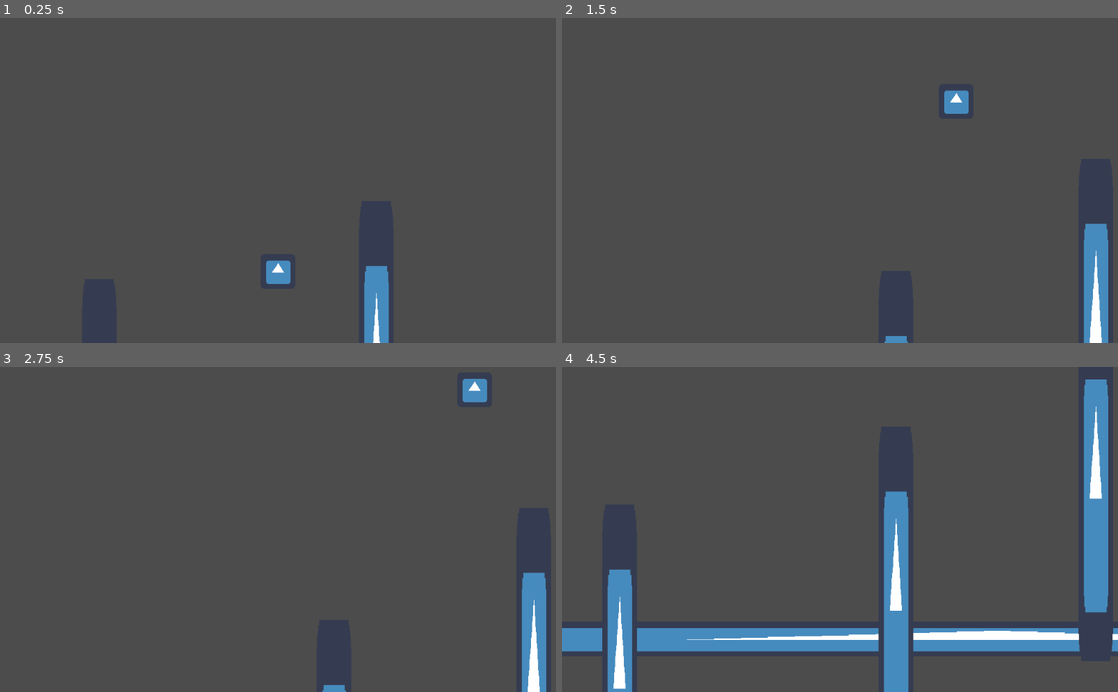
Above: before the commit, frames 1-4 (two rows, left to right).
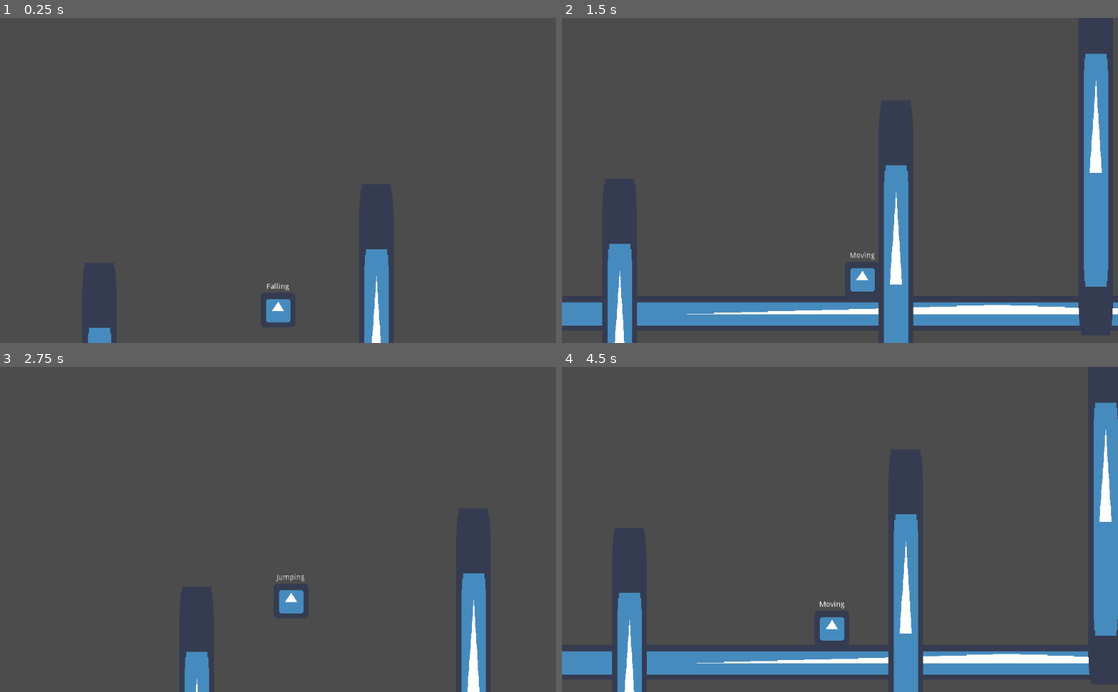
Above: after the commit, the same moments.

Repository: aleee-idk/Project-Metroid
Game: Godot game, scene res://Nodes/Maps/Test.tscn
Same seed, same stepped clock (60 frames per second), same inputs: the game is played once before the commit and once after it. The engine's default icon, where the game draws it, is replaced by a stand-in: a white triangle on a blue panel in a dark square.
Inputs:
- Up to frame 1 (0.25 s): no input
- Up to frame 2 (1.5 s): hold Space (ui_jump) 0.53-1.28 s; hold Right (ui_right) from 0.53 s (still down); tap Space (ui_jump) at 1.35 s
- Up to frame 3 (2.75 s): tap Space (ui_jump) at 1.52, 1.82 s; release Right (ui_right) at 2.03 s; hold Left (ui_left) from 2.03 s (still down); hold Space (ui_jump) from 2.03 s (still down)
- Up to frame 4 (4.5 s): release Left (ui_left) at 2.78 s; release Space (ui_jump) at 2.78 s; hold Right (ui_right) 2.78-4.28 s; tap Space (ui_jump) at 2.85, 3.02, 3.32, 4.35 s; hold Space (ui_jump) 3.53-4.28 s; hold Left (ui_left) from 4.28 s (still down)

The runs differ from the first frame. In frame 1, 1.2% of the frame differs, in the area x 15-70%, y 71-100%; in frame 2, 13%; in frame 3, 4.5%; in frame 4, 19%, in the area x 0-100%, y 3-100%.

Commit message:
"state Machine functional"

Diff:
--- /dev/null
+++ b/Assets/Scripts/Character/Label.gd
@@ -0,0 +1,9 @@
+extends Label
+
+onready var character = $'..'
+
+func _ready():
+	pass
+
+func _physics_process(delta):
+	set_text(character.states.currentState.name)
--- a/Assets/Scripts/Character/Player/PlayerStateMachine.gd
+++ b/Assets/Scripts/Character/Player/PlayerStateMachine.gd
@@ -7,7 +7,8 @@
 		"Idle"		: 	$Idle,
 		"Moving"	:	$Moving,
 		"Jumping"	: 	$Jumping,
-		"WallSlide"	:	$WallSlade
+		"Falling"	: 	$Falling,
+		"WallSlide"	:	$WallSlide
 	}
 
 	.set_active(true)
--- /dev/null
+++ b/Assets/Scripts/Character/Player/States/FallingState.gd
@@ -0,0 +1,18 @@
+extends "res://Assets/Scripts/StateMachine/State.gd"
+
+func enter():
+	# owner.get_node("Anim").play("Idle") descomentar cuando tenga anim
+	pass
+
+func handle_input(event):
+	pass
+
+
+func update(delta):
+
+	owner.velocity.y += (owner.quickFallMultiplier * (owner.gravity/ 10))
+	owner.move()
+
+	if owner.is_on_floor():
+		emit_signal("finished", "Idle")
+		return delta
--- a/Assets/Scripts/Character/Player/States/IdleState.gd
+++ b/Assets/Scripts/Character/Player/States/IdleState.gd
@@ -7,9 +7,14 @@
 
 func handle_input(event):
 	if Input.is_action_just_pressed("ui_jump"):
-		if owner.is_on_floor():
-			print("jumping")
+		emit_signal("finished", "Jumping")
 
 func update(delta):
+
+	owner.move()
+
 	if owner.direction.x != 0:
-		print("moving!")
+		emit_signal("finished", "Moving")
+
+	if !owner.is_on_floor():
+		emit_signal("finished", "Falling")
--- /dev/null
+++ b/Assets/Scripts/Character/Player/States/JumpingState.gd
@@ -0,0 +1,26 @@
+extends "res://Assets/Scripts/StateMachine/State.gd"
+
+func enter():
+	# owner.get_node("Anim").play("Idle") descomentar cuando tenga anim
+	owner.jump()
+	return
+
+func handle_input(event):
+	pass
+
+
+func update(delta):
+	owner.move()
+
+	if !Input.is_action_pressed("ui_jump"):
+		emit_signal("finished", "Falling")
+	else:
+		owner.velocity.y += (owner.fallMultiplier * (owner.gravity / 10))
+	# Falling
+	# if owner.velocity.y > 0:
+	# 	emit_signal("finished", "Falling")
+	# 	return
+
+	if owner.is_on_floor():
+		emit_signal("finished", "Idle")
+		return
--- /dev/null
+++ b/Assets/Scripts/Character/Player/States/MovingState.gd
@@ -0,0 +1,20 @@
+extends "res://Assets/Scripts/StateMachine/State.gd"
+
+
+func enter():
+	# owner.get_node("Anim").play("Idle") descomentar cuando tenga anim
+    pass
+
+func handle_input(event):
+    if Input.is_action_just_pressed("ui_jump"):
+        owner.velocity.y = 0
+        emit_signal("finished", "Jumping")
+
+func update(delta):
+    owner.move()
+
+    if abs(owner.velocity.x) < 1:
+        emit_signal("finished", "Idle")
+
+    if !owner.is_on_floor():
+        emit_signal("finished", "Falling")
--- a/Assets/Scripts/Character/movement.gd
+++ b/Assets/Scripts/Character/movement.gd
@@ -1,4 +1,6 @@
 extends KinematicBody2D
+
+onready var states = $StateMachine
 
 # Horizontal Movement
 export var aceleration = 1
@@ -21,49 +23,18 @@
 
 
 func _physics_process(delta):
-	velocity.y += delta * (gravity if velocity.y < 0 else gravity * 0.1)
-
-	if ! Input.is_action_pressed("ui_jump"):
-		salto = true
+	velocity.y += (delta * gravity)
 
 	direction.x = Input.get_action_strength("ui_right") - Input.get_action_strength("ui_left")
 	direction.y = Input.get_action_strength("ui_down")
 
-	# Falling multiplier
-	# Falling
-	if velocity.y > 0:
-		velocity.y += fallMultiplier * (gravity / 10)
-
-	# Jumping
-	elif velocity.y < 0:
-		if !Input.is_action_pressed("ui_jump"):
-			velocity.y += quickFallMultiplier * (gravity/ 10)
-
-	# Salto del jugador.
-	if is_on_floor():
-		if (salto && Input.is_action_just_pressed("ui_jump")):
-			velocity.y = jumpForce
-			salto = false
-	elif !is_on_floor():
-		velocity.y += bonusGravity * delta
-
-	# Wall Movement FIXME
-	if is_on_wall():
-		salto = true
-		if velocity.y > 0:
-			velocity.y = min(velocity.y + wallFriction, maxWallSpeed)
-		if Input.is_action_pressed("ui_jump") && salto:
-			velocity = Vector2(direction.x * maxSpeed * -5, jumpForce)
-			salto = false
-	else:
-		velocity.x = lerp(velocity.x, direction.x * maxSpeed, aceleration if direction.x != 0 else friction)
-
-	# Y Direction
-	#direction.y = lerp(direction.y, 0, 0.01)
-	direction.y = 1 if Input.is_action_pressed("ui_down") else 0
-
-
 	# velocity.y += gravity
 	velocity = move_and_slide_with_snap(velocity, Vector2.DOWN, Vector2.UP)
+	# print(states.currentState.name)
+	print(velocity)
 
-	print(is_on_wall())
+func move():
+	velocity.x = lerp(velocity.x, direction.x * maxSpeed, aceleration if direction.x != 0 else friction)
+
+func jump():
+	velocity.y = jumpForce
--- a/Assets/Scripts/StateMachine/StateMachine.gd
+++ b/Assets/Scripts/StateMachine/StateMachine.gd
@@ -7,11 +7,11 @@
 
 func _ready():
 	for child in get_children():
-		child.connect("finished", self, "changeState")
+		child.connect("finished", self, "change_state")
 
 	set_active(false)
 
-	return owner.connect("finished", self, "changeState")
+	return owner.connect("finished", self, "change_state")
 
 func _input(event):
 	currentState.handle_input(event);
--- a/Nodes/Character/Camera.tscn
+++ b/Nodes/Character/Camera.tscn
@@ -12,6 +12,3 @@
 current = true
 smoothing_enabled = true
 editor_draw_drag_margin = true
-__meta__ = {
-"_edit_group_": true
-}
--- a/Nodes/Character/Player.tscn
+++ b/Nodes/Character/Player.tscn
@@ -1,15 +1,20 @@
-[gd_scene load_steps=6 format=2]
+[gd_scene load_steps=10 format=2]
 
 [ext_resource path="res://Assets/Scripts/Character/movement.gd" type="Script" id=1]
 [ext_resource path="res://icon.png" type="Texture" id=2]
 [ext_resource path="res://Assets/Scripts/Character/Player/States/IdleState.gd" type="Script" id=3]
 [ext_resource path="res://Assets/Scripts/Character/Player/PlayerStateMachine.gd" type="Script" id=4]
+[ext_resource path="res://Assets/Scripts/Character/Player/States/MovingState.gd" type="Script" id=5]
+[ext_resource path="res://Assets/Scripts/Character/Player/States/JumpingState.gd" type="Script" id=6]
+[ext_resource path="res://Assets/Scripts/Character/Label.gd" type="Script" id=7]
+[ext_resource path="res://Assets/Scripts/Character/Player/States/FallingState.gd" type="Script" id=8]
 
 [sub_resource type="RectangleShape2D" id=1]
 extents = Vector2( 31.7138, 31.5659 )
 
 [node name="KinematicBody2D" type="KinematicBody2D"]
 script = ExtResource( 1 )
+friction = 0.09
 
 [node name="Sprite" type="Sprite" parent="."]
 texture = ExtResource( 2 )
@@ -24,7 +29,28 @@
 script = ExtResource( 3 )
 
 [node name="Jumping" type="Node" parent="StateMachine"]
+script = ExtResource( 6 )
+
+[node name="Falling" type="Node" parent="StateMachine"]
+script = ExtResource( 8 )
 
 [node name="Moving" type="Node" parent="StateMachine"]
+script = ExtResource( 5 )
 
 [node name="WallSlide" type="Node" parent="StateMachine"]
+
+[node name="Label" type="Label" parent="."]
+anchor_left = 0.5
+anchor_right = 0.5
+margin_left = -20.0
+margin_top = -50.0
+margin_right = 20.0
+margin_bottom = -36.0
+grow_horizontal = 2
+grow_vertical = 2
+align = 1
+valign = 1
+script = ExtResource( 7 )
+__meta__ = {
+"_edit_use_anchors_": false
+}
Not shown, removed: .mono/metadata/ide_messaging_meta.txt
